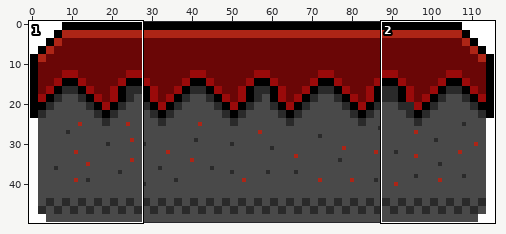
File history of a sprite sheet, SmallPlatForm.png. Above, an overview of the earlier version with the close-up marked.
Close-up. Before the commit:
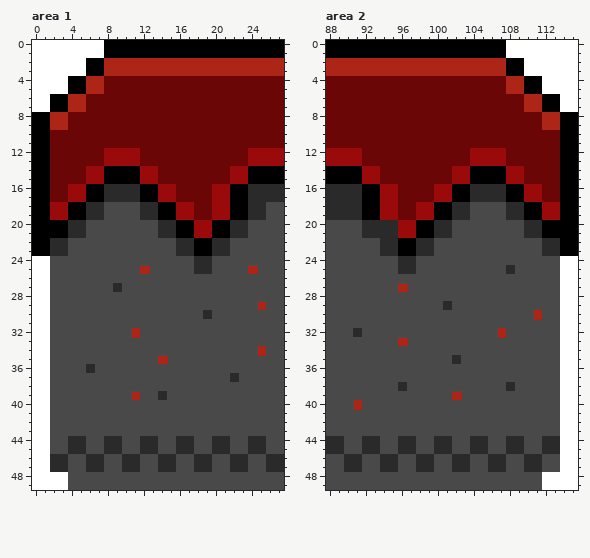
The file is 116x50 pixels. Pixels under 10% opacity are left out. Colours within 5 levels of each other are drawn and written as one. Shown: area 1: x 0..27, y 0..49; area 2: x 88..115, y 0..49.
After:
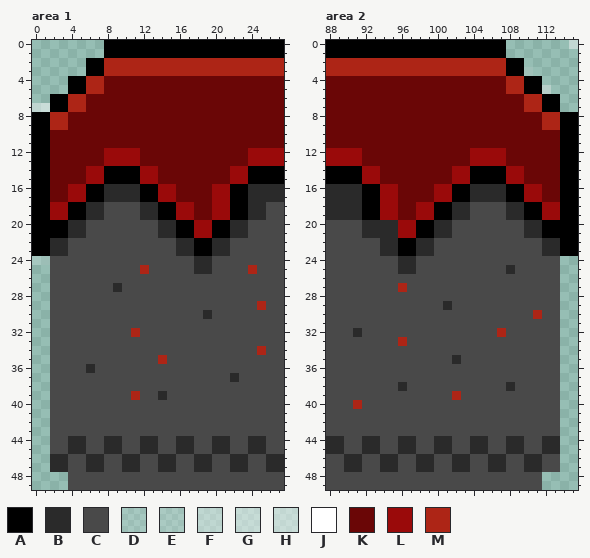
Palette (. is transparent): A #000000  B #2a2a2a  C #494949  D #ffffff28  E #ffffff31  F #ffffff64  G #ffffff74  H #ffffff7b  J #ffffff  K #6a0606  L #9a0a0a  M #ad2516
From old to new:
--- area 1
@@ x 0..9 @@
- 0 JJJJJJJJAA
- 1 JJJJJJJJAA
- 2 JJJJJJAAMM
- 3 JJJJJJAAMM
- 4 JJJJAAMMKK
- 5 JJJJAAMMKK
- 6 JJAAMMKKKK
- 7 JJAAMMKKKK
+ 0 ........AA
+ 1 ........AA
+ 2 ......AAMM
+ 3 ......AAMM
+ 4 ....AAMMKK
+ 5 ....AAMMKK
+ 6 ..AAMMKKKK
+ 7 GHAAMMKKKK
  8 AAMMKKKKKK
@@ x 0..5 @@
 23 AABBCC
-24 JJCCCC
-25 JJCCCC
-26 JJCCCC
-27 JJCCCC
-28 JJCCCC
-29 JJCCCC
-30 JJCCCC
-31 JJCCCC
-32 JJCCCC
-33 JJCCCC
-34 JJCCCC
-35 JJCCCC
-36 JJCCCC
-37 JJCCCC
-38 JJCCCC
-39 JJCCCC
-40 JJCCCC
-41 JJCCCC
-42 JJCCCC
-43 JJCCCC
-44 JJCCBB
-45 JJCCBB
-46 JJBBCC
-47 JJBBCC
-48 JJJJCC
-49 JJJJCC
+24 DDCCCC
+25 ..CCCC
+26 ..CCCC
+27 ..CCCC
+28 ..CCCC
+29 ..CCCC
+30 ..CCCC
+31 ..CCCC
+32 ..CCCC
+33 ..CCCC
+34 ..CCCC
+35 ..CCCC
+36 ..CCCC
+37 ..CCCC
+38 ..CCCC
+39 ..CCCC
+40 ..CCCC
+41 ..CCCC
+42 ..CCCC
+43 ..CCCC
+44 ..CCBB
+45 ..CCBB
+46 ..BBCC
+47 ..BBCC
+48 ....CC
+49 ....CC
--- area 2
@@ x 106..115 @@
- 0 AAJJJJJJJJ
- 1 AAJJJJJJJJ
- 2 MMAAJJJJJJ
- 3 MMAAJJJJJJ
- 4 KKMMAAJJJJ
- 5 KKMMAAJJJJ
- 6 KKKKMMAAJJ
- 7 KKKKMMAAJJ
+ 0 AA.......H
+ 1 AA........
+ 2 MMAA......
+ 3 MMAAE.....
+ 4 KKMMAA....
+ 5 KKMMAAF...
+ 6 KKKKMMAA..
+ 7 KKKKMMAA..
  8 KKKKKKMMAA
@@ x 110..115 @@
 23 CCBBAA
-24 CCCCJJ
-25 CCCCJJ
-26 CCCCJJ
-27 CCCCJJ
-28 CCCCJJ
-29 CCCCJJ
-30 CMCCJJ
-31 CCCCJJ
-32 CCCCJJ
-33 CCCCJJ
-34 CCCCJJ
-35 CCCCJJ
-36 CCCCJJ
-37 CCCCJJ
-38 CCCCJJ
-39 CCCCJJ
-40 CCCCJJ
-41 CCCCJJ
-42 CCCCJJ
-43 CCCCJJ
-44 CCBBJJ
-45 CCBBJJ
-46 BBCCJJ
-47 BBCCJJ
-48 CCJJJJ
-49 CCJJJJ
+24 CCCC..
+25 CCCC..
+26 CCCC..
+27 CCCC..
+28 CCCC..
+29 CCCC..
+30 CMCC..
+31 CCCC..
+32 CCCC..
+33 CCCC..
+34 CCCC..
+35 CCCC..
+36 CCCC..
+37 CCCC..
+38 CCCC..
+39 CCCC..
+40 CCCC..
+41 CCCC..
+42 CCCC..
+43 CCCC..
+44 CCBB..
+45 CCBB..
+46 BBCC..
+47 BBCC..
+48 CC....
+49 CC....
Changed places in both close-ups, as pixel boxes (x1, y1, x2, y2):
changed: (32, 40, 104, 112)
changed: (32, 256, 68, 490)
changed: (506, 40, 578, 112)
erased: (542, 256, 578, 490)
